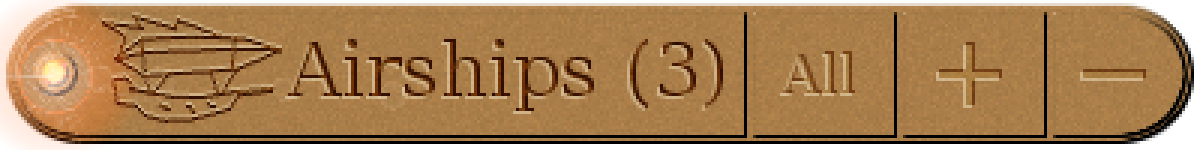
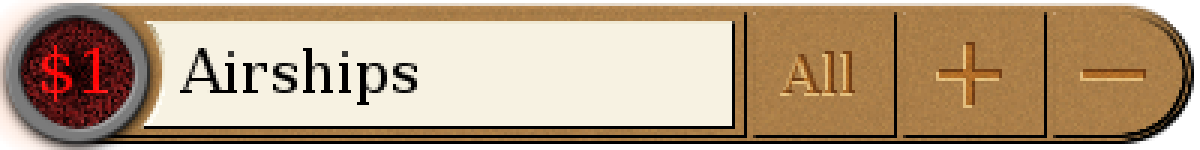
Layered file, before and after one edit (1200 × 150). Changes by layer:
removed layer "+ copy" (was soft light) over [780, 45, 1143, 108]
removed layer "+" (was soft light) over [783, 45, 1143, 105]
renamed "Layer #3" to "Airships", blend soft light → normal, painted on it over [102, 12, 417, 120]
removed layer "Layer #2" (was soft light) over [102, 15, 282, 123]
removed layer "Layer #1" (was soft light) over [102, 15, 282, 123]
removed layer "Airships (3) #2" (was soft light) over [285, 42, 720, 114]
removed layer "Airships (3) #1" (was soft light) over [288, 39, 723, 111]
removed layer "Airships (3)" (was soft light) over [288, 39, 723, 111]
added layer "$1" (color dodge) above "Layer" over [42, 45, 108, 102]
painted on "Layer" over [0, 3, 1143, 150]
